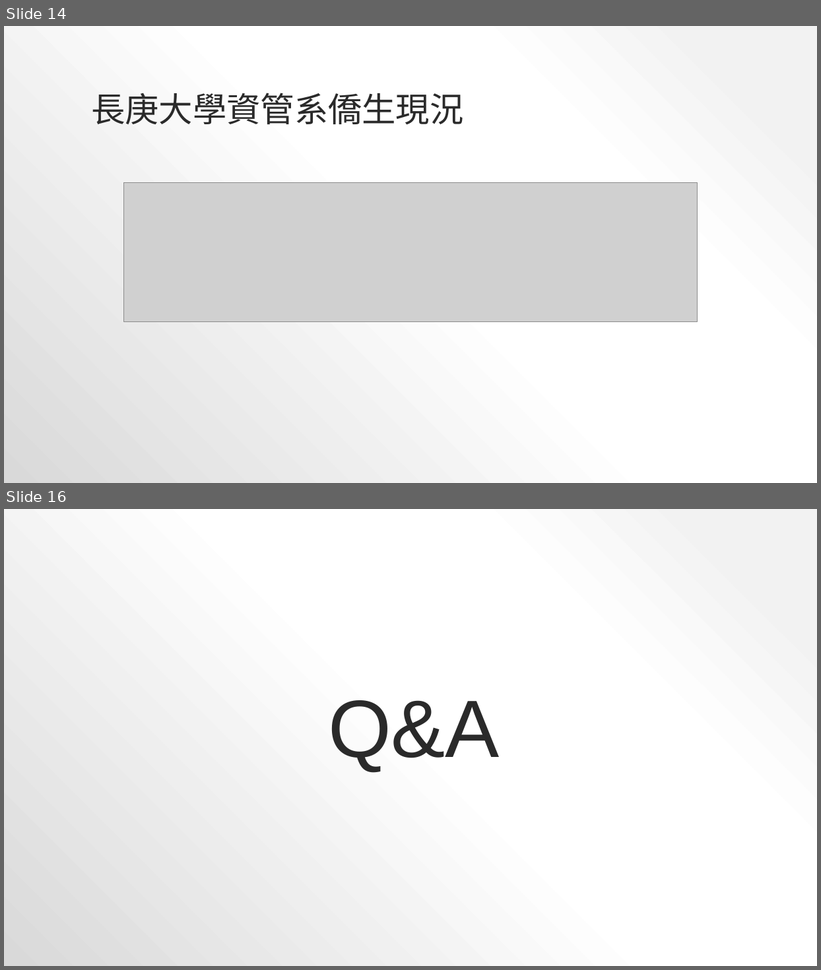
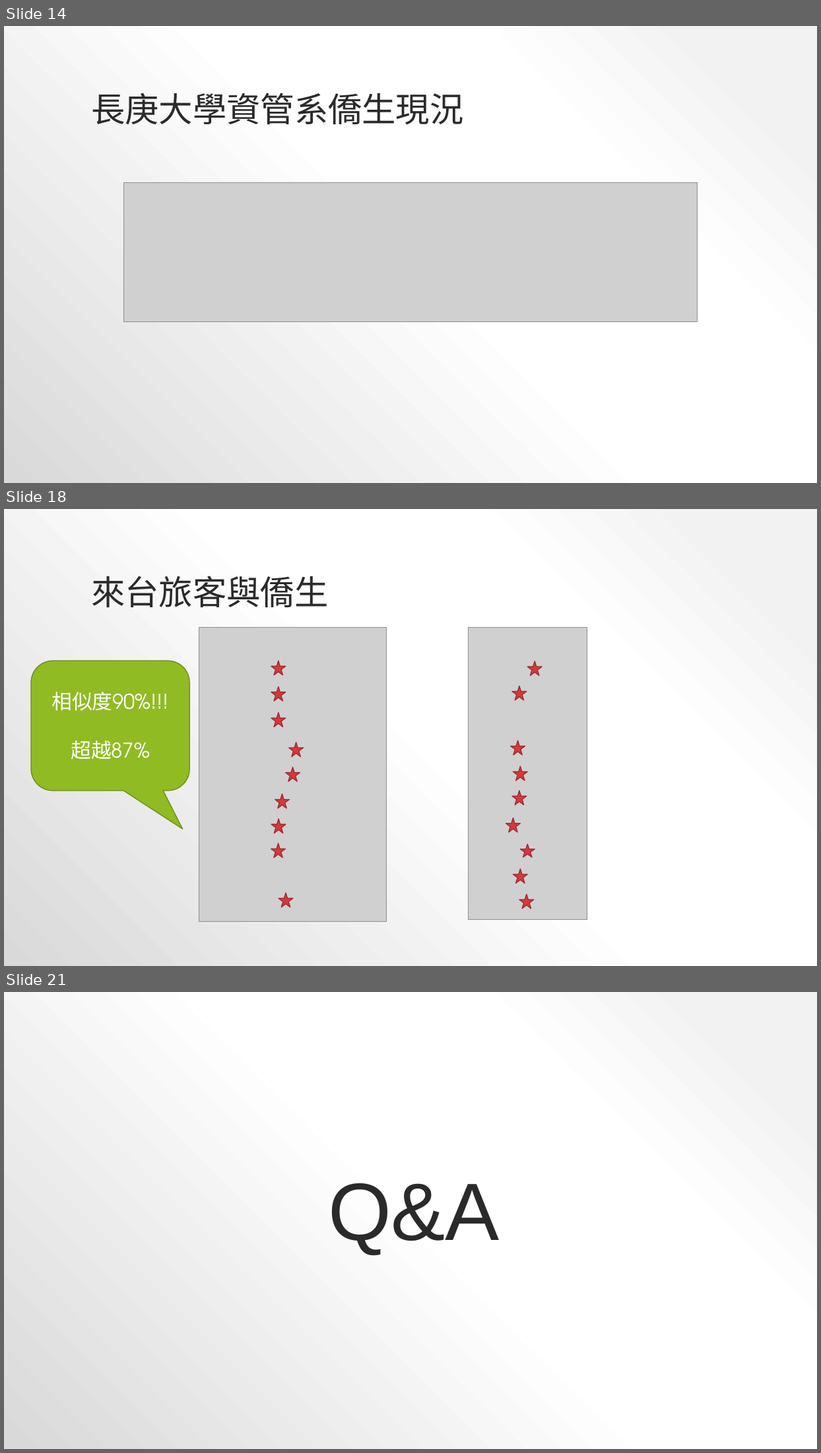
Before and after one commit to YeungSaoIan/CGUIM_BigData_FinalReport-B0344122, a slide deck: FinalReportPPT.pptx. Shown one above the other, each under a label of ours: slides 14 and 16 before the commit, slides 14, 18 and 21 after it; the slides between them are not shown. The pictures are 821x970 and 821x1453 pixels, drawn with LibreOffice and Linux fonts; fonts in the diff are those of the drawing; grey boxes stand for pictures. Boxes give left, top, right and bottom in pixels: in the first picture for what was removed or moved away, otherwise in the second. Text is boxed around its words. In the diff, an @@ line names an element or a change of style, - is before the commit and + after.

```diff
--- a/FinalReportPPT.pptx
+++ b/FinalReportPPT.pptx
@@ slide 18 added at <box>4,509,817,966</box>, background gradient #F2F2F2 to #FFFFFF to #D9D9D9 @@
@@ title added at <box>91,576,328,607</box>, 40 pt, text #2A2A2A @@
+來台旅客與僑生
@@ picture added at <box>199,627,386,922</box> @@
@@ picture added at <box>468,627,587,921</box> @@
@@ rounded speech box added at <box>31,661,189,791</box>, fill #90BB23, outline #6B8A1A 1 pt, 24 pt, text #FFFFFF @@
+相似度90%!!!
+超越87%
@@ star added at <box>271,661,286,675</box>, fill #D5393D, outline #9E2A2D 1 pt @@
@@ star added at <box>527,661,542,676</box>, fill #D5393D, outline #9E2A2D 1 pt @@
@@ star added at <box>512,686,527,700</box>, fill #D5393D, outline #9E2A2D 1 pt @@
@@ star added at <box>271,687,286,702</box>, fill #D5393D, outline #9E2A2D 1 pt @@
@@ star added at <box>271,713,286,727</box>, fill #D5393D, outline #9E2A2D 1 pt @@
@@ star added at <box>289,743,304,757</box>, fill #D5393D, outline #9E2A2D 1 pt @@
@@ star added at <box>511,741,525,755</box>, fill #D5393D, outline #9E2A2D 1 pt @@
@@ star added at <box>286,768,300,782</box>, fill #D5393D, outline #9E2A2D 1 pt @@
@@ star added at <box>514,766,528,781</box>, fill #D5393D, outline #9E2A2D 1 pt @@
@@ star added at <box>275,795,290,809</box>, fill #D5393D, outline #9E2A2D 1 pt @@
@@ star added at <box>512,791,527,805</box>, fill #D5393D, outline #9E2A2D 1 pt @@
@@ star added at <box>271,819,286,834</box>, fill #D5393D, outline #9E2A2D 1 pt @@
@@ star added at <box>506,819,521,833</box>, fill #D5393D, outline #9E2A2D 1 pt @@
@@ star added at <box>271,844,286,859</box>, fill #D5393D, outline #9E2A2D 1 pt @@
@@ star added at <box>521,844,535,858</box>, fill #D5393D, outline #9E2A2D 1 pt @@
@@ star added at <box>514,869,528,884</box>, fill #D5393D, outline #9E2A2D 1 pt @@
@@ star added at <box>279,893,293,908</box>, fill #D5393D, outline #9E2A2D 1 pt @@
@@ star added at <box>519,894,534,909</box>, fill #D5393D, outline #9E2A2D 1 pt @@
@@ what was slide 16 is now slide 21 @@
```
Also in this commit, not shown: 5 other slides added, 1 slide removed, 10 other files.
